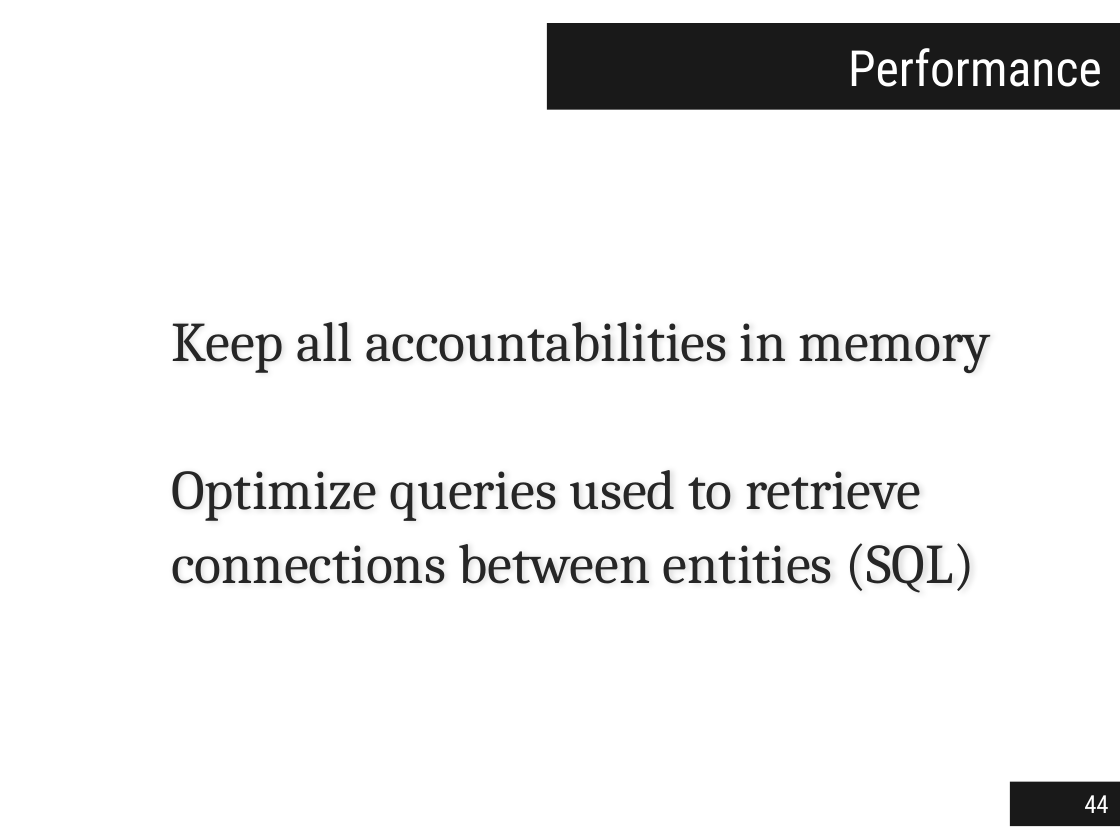
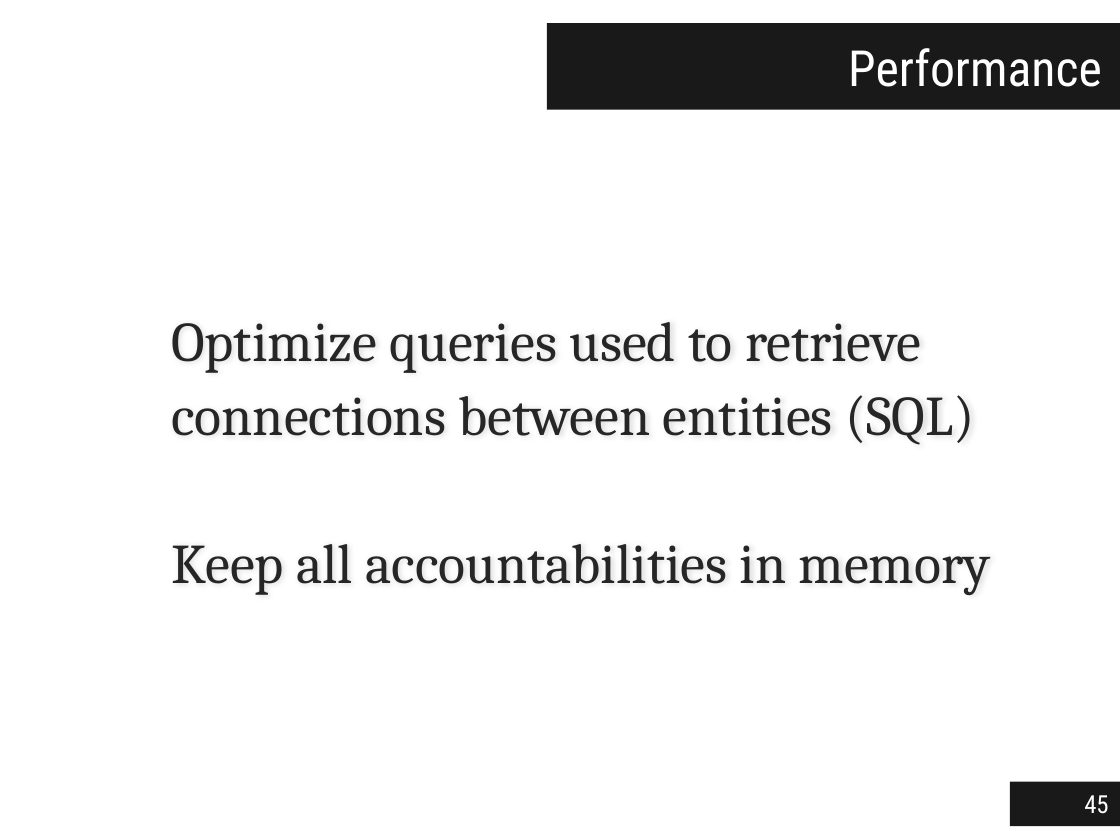
Before and after one commit to jgradim/thesis, a slide deck: slide 45 of presentations/jgradim-presentation.pptx (slide 44 before the commit). Drawn at 1120x840 pixels with LibreOffice and Linux fonts; fonts in the diff are those of the drawing. Boxes give left, top, right and bottom in pixels: in the first picture for what was removed or moved away, otherwise in the second. Text is boxed around its words. In the diff, an @@ line names an element or a change of style, - is before the commit and + after.

```diff
--- a/presentations/jgradim-presentation.pptx
+++ b/presentations/jgradim-presentation.pptx
@@ text at <box>171,322,975,445</box>: paragraph added @@
+Optimize queries used to retrieve connections between entities (SQL)
@@ text at <box>171,470,975,593</box>: paragraph removed @@
-Optimize queries used to retrieve connections between entities (SQL)
@@ page number at <box>1084,795,1108,814</box>: text changed @@
-44
+45
```
Also in this commit, not shown: 2 other slides changed, 1 slide added, 1 other file.
